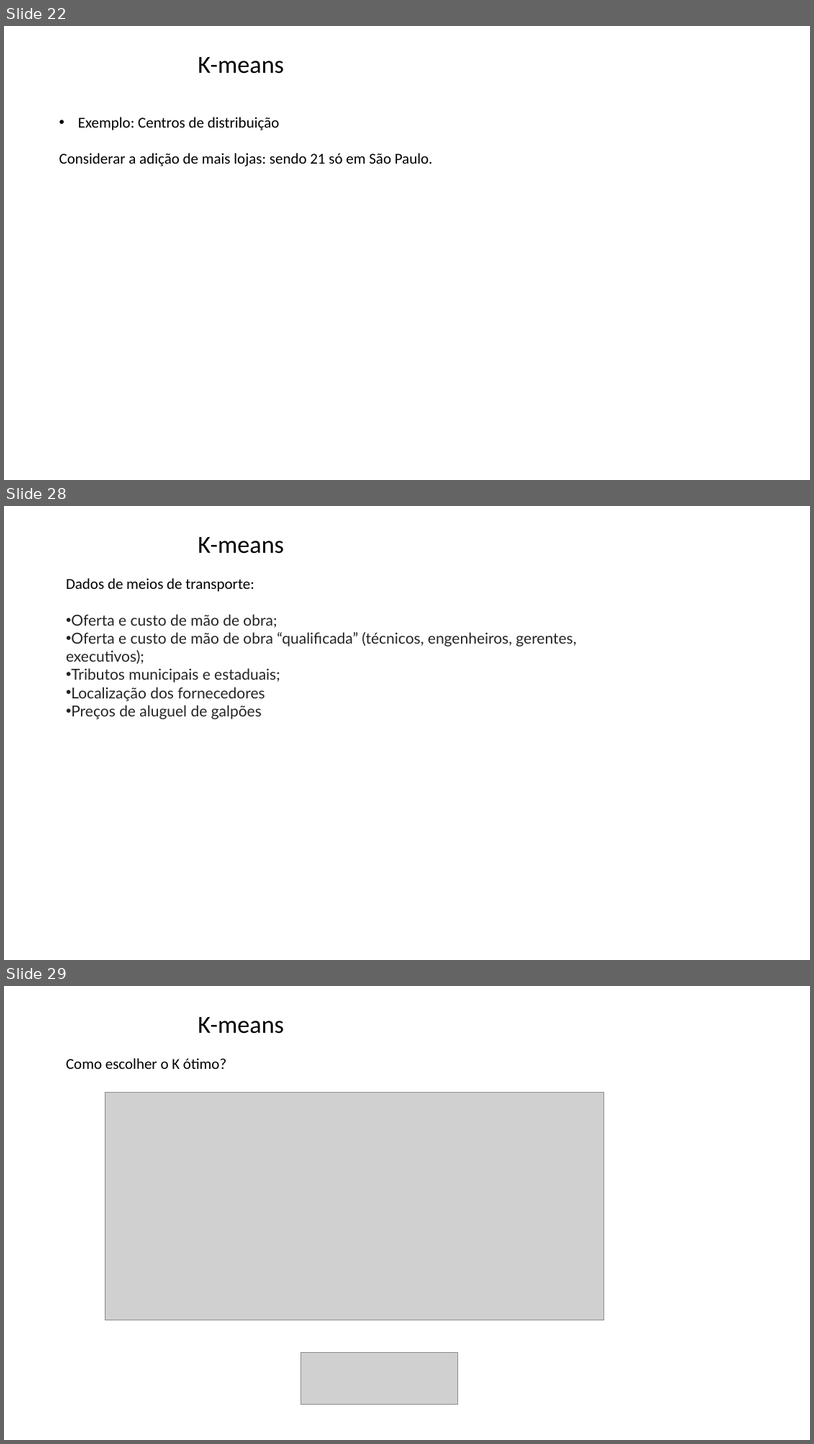
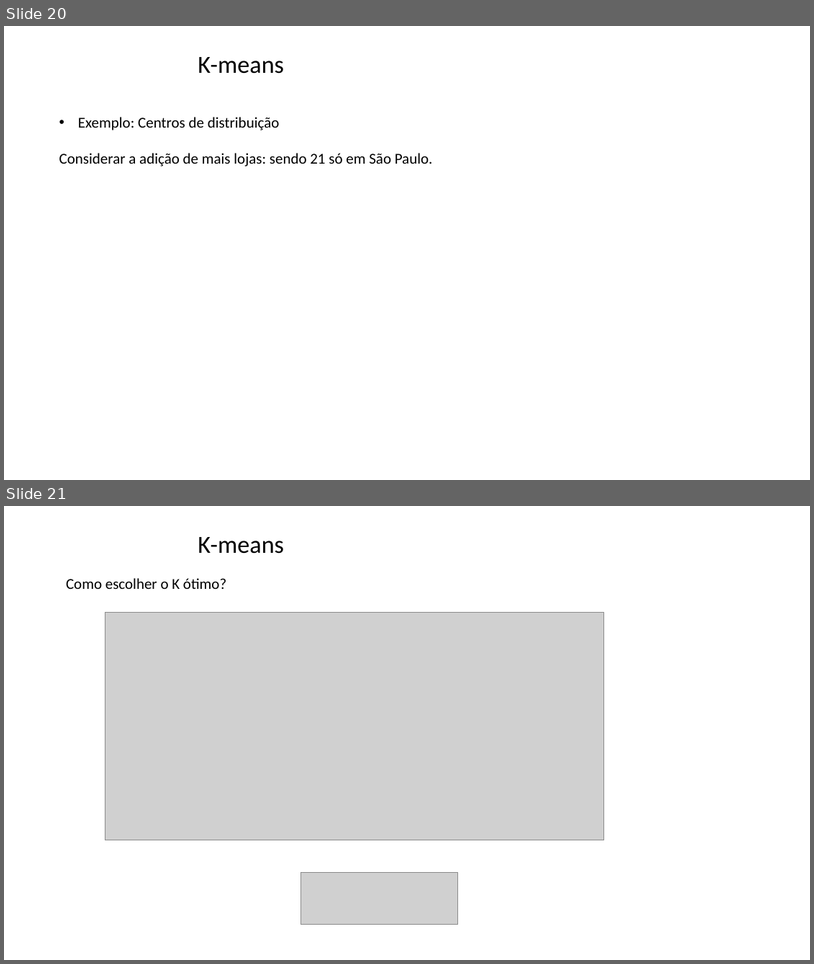
Before and after one commit to zz4fap/tp557-iot-ml, a slide deck: slides/TP557_16_detecção_de_anomalias.pptx. Shown one above the other, each under a label of ours: slides 22, 28 and 29 before the commit, slides 20 and 21 after it; the slides between them are not shown. The pictures are 814x1444 and 814x964 pixels, drawn with LibreOffice and Linux fonts; fonts in the diff are those of the drawing; grey boxes stand for pictures; background and template pictures are left out. Boxes give left, top, right and bottom in pixels: in the first picture for what was removed or moved away, otherwise in the second. Text is boxed around its words. In the diff, an @@ line names an element or a change of style, - is before the commit and + after.

```diff
--- a/slides/TP557_16_detecção_de_anomalias.pptx
+++ b/slides/TP557_16_detecção_de_anomalias.pptx
@@ slide 28 removed at bbox=[4, 506, 810, 960], background picture (left out) @@
@@ title removed at bbox=[198, 537, 284, 554] @@
-K-means
@@ text removed at bbox=[66, 578, 576, 719] @@
-Dados de meios de transporte:
-• Oferta e custo de mão de obra;
-• Oferta e custo de mão de obra “qualificada” (técnicos, engenheiros, gerentes, executivos);
-• Tributos municipais e estaduais;
-• Localização dos fornecedores
-• Preços de aluguel de galpões
@@ what was slide 22 is now slide 20 @@
@@ what was slide 29 is now slide 21 @@
```
Also in this commit, not shown: 2 slides changed, 1 slide added, 9 other slides removed.
